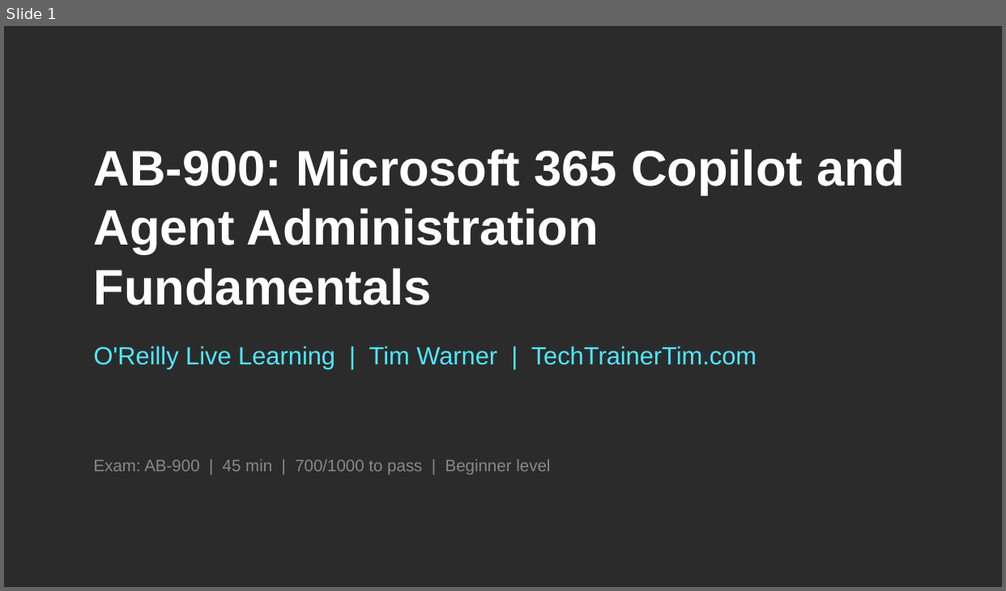
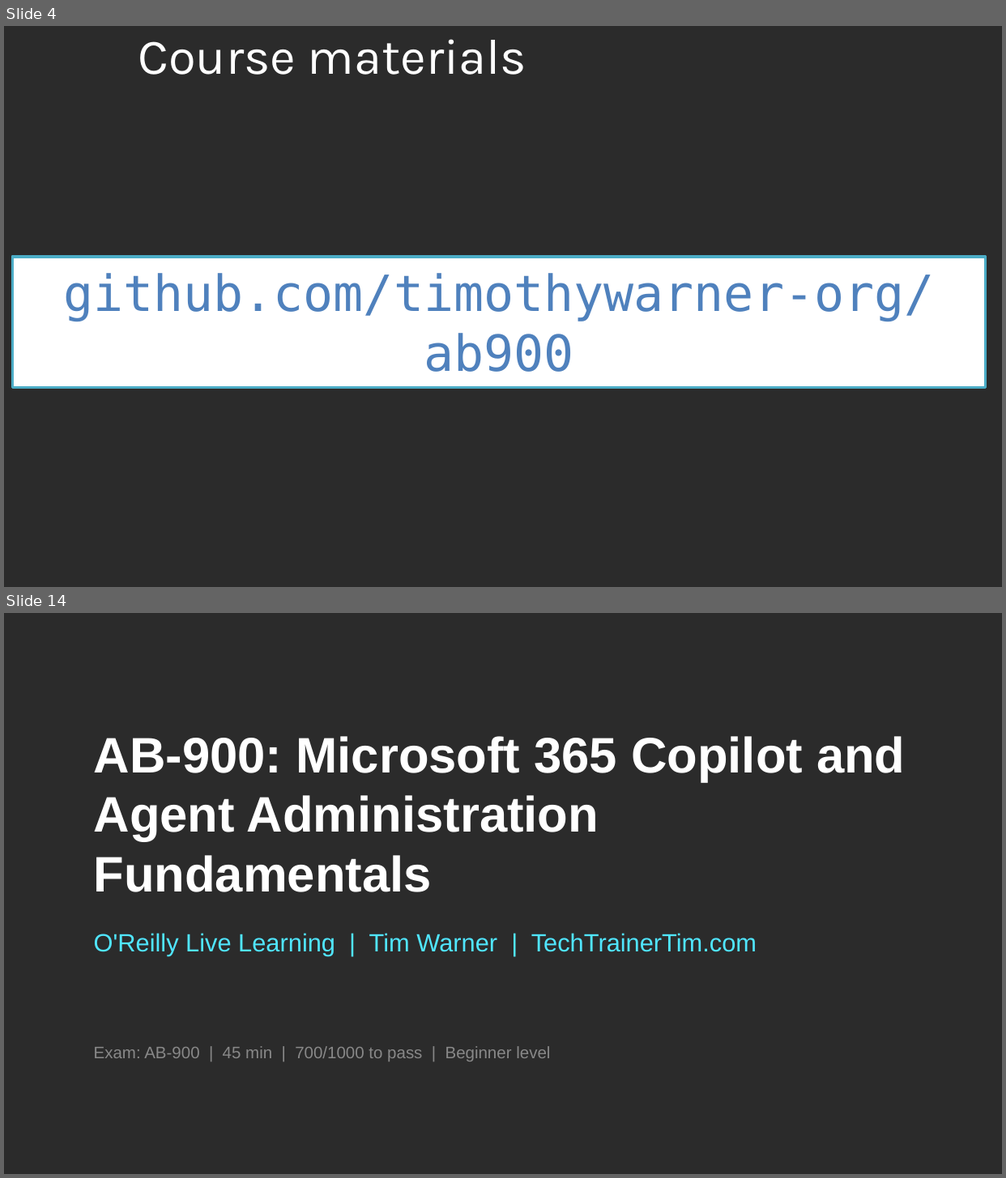
Before and after one commit to timothywarner-org/ab900, a slide deck: warner-ab900-July-2026.pptx. Shown one above the other, each under a label of ours: slide 1 before the commit, slides 4 and 14 after it; the slides between them are not shown. The pictures are 1006x591 and 1006x1178 pixels, drawn with LibreOffice and Linux fonts; fonts in the diff are those of the drawing; background and template pictures are left out; a plain dark background stands for a picture behind light text. Boxes give left, top, right and bottom in pixels: in the first picture for what was removed or moved away, otherwise in the second. Text is boxed around its words. In the diff, an @@ line names an element or a change of style, - is before the commit and + after.

```diff
--- a/warner-ab900-July-2026.pptx
+++ b/warner-ab900-July-2026.pptx
@@ slide 4 added at (x1=4, y1=26, x2=1002, y2=587), background picture (left out) @@
@@ title added at (x1=138, y1=39, x2=526, y2=75), 36 pt, text #FFFFFF @@
+Course materials
@@ rectangle added at (x1=12, y1=257, x2=985, y2=387), fill #FFFFFF, outline #4BACC6 2 pt, 36 pt, text #4F81BD @@
+github.com/timothywarner-org/
+ab900
@@ what was slide 1 is now slide 14 @@
```
Also in this commit, not shown: 12 other slides added, 3 other files.
